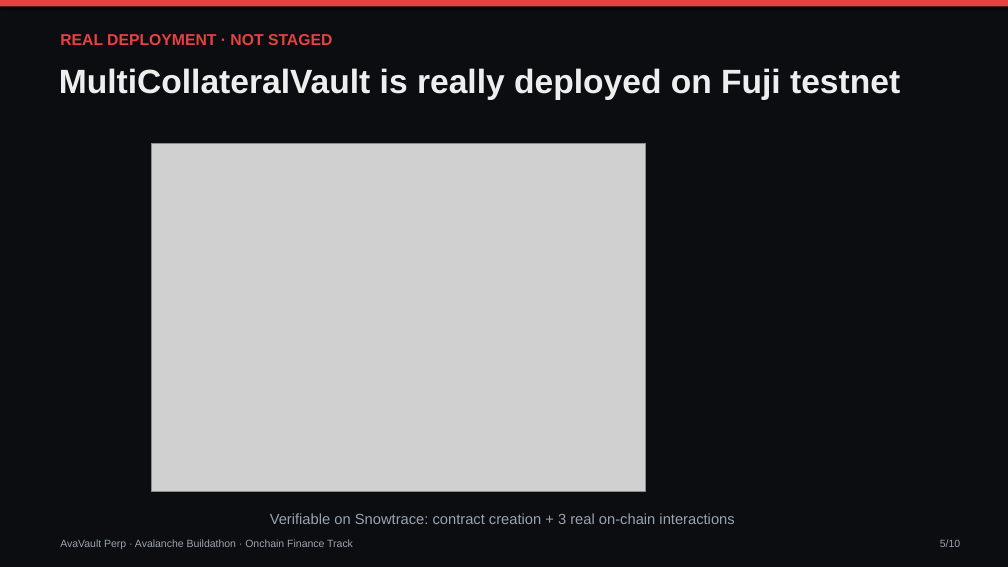
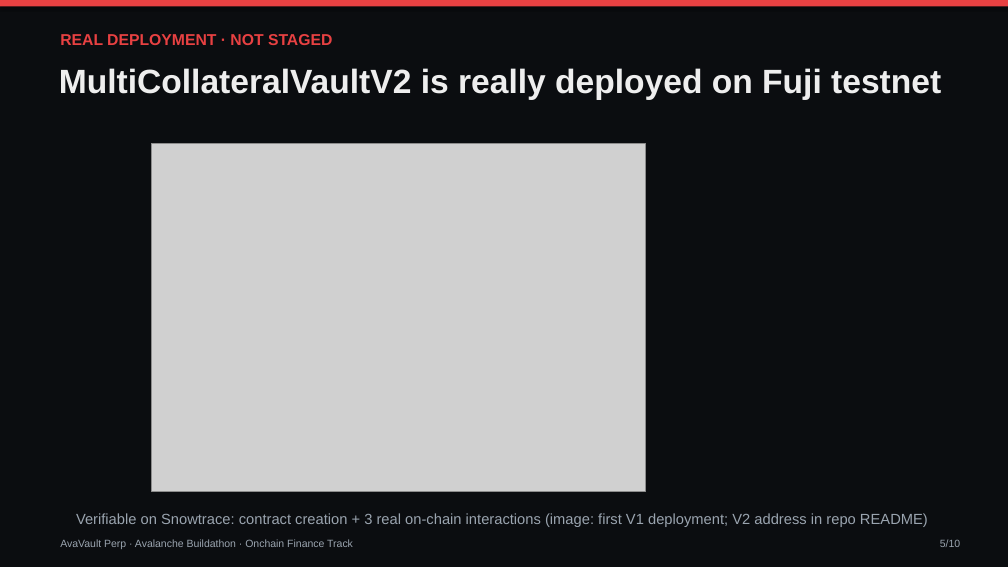
Before and after one commit to CodingGeoff/avavault-perp, a slide deck: slide 5 of hackathon-onchain-finance/demo-assets/avavault-perp-pitch-en.pptx. Drawn at 1008x567 pixels with LibreOffice and Linux fonts; fonts in the diff are those of the drawing; grey boxes stand for pictures. Boxes give left, top, right and bottom in pixels: in the first picture for what was removed or moved away, otherwise in the second. Text is boxed around its words. In the diff, an @@ line names an element or a change of style, - is before the commit and + after.

```diff
--- a/hackathon-onchain-finance/demo-assets/avavault-perp-pitch-en.pptx
+++ b/hackathon-onchain-finance/demo-assets/avavault-perp-pitch-en.pptx
@@ text at <box>59,68,941,100</box>: text changed @@
-MultiCollateralVault is really deployed on Fuji testnet
+MultiCollateralVaultV2 is really deployed on Fuji testnet
@@ text at <box>76,513,928,527</box>: text changed @@
-Verifiable on Snowtrace: contract creation + 3 real on-chain interactions
+Verifiable on Snowtrace: contract creation + 3 real on-chain interactions (image: first V1 deployment; V2 address in repo README)
```
Also in this commit, not shown: 3 other slides changed, 16 other files.
